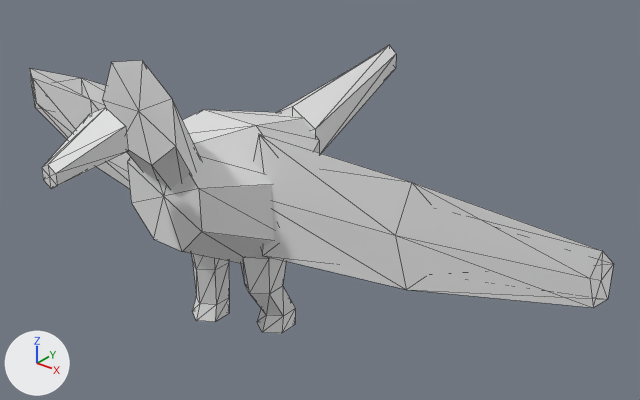
What one commit did to the OBJ model data/animals/canario/walk/4.obj.
The view is the same before and after, from a 50 mm lens placed at (0.647, -0.65, 0.607), pointed at (0.066, 0.076, 0.157). Every picture has the same lights, and +X, +Y and +Z are marked at lower left. The picture after the commit comes second. Mesh edges are drawn as thin lines. Where no turn or scale is listed for an object, it has been applied to the vertices.

Names of what the first picture shows: 'canario_walk_4'.
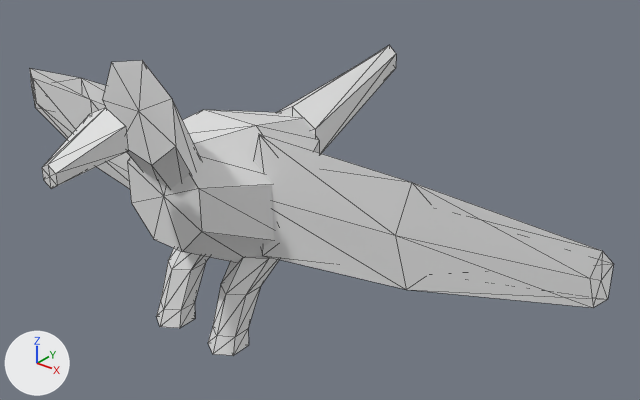
The newer file is also turned or shifted as a whole; pictures and numbers use the older file's frame.

Edits to the scene script, one JSON object a line:
```json
{"block": "me_canario_walk_4", "where": "# used by ob_canario_walk_4; location = (0.0, 0.0, 0.0)"}
{"op": "remove", "block": "me_canario_walk_4", "code": "me_canario_walk_4.from_pydata(...)  # 156 vertices, 280 faces; spans x -0.428..0.426, y -0.232..0.306, z 0.0..0.362"}
{"op": "add", "block": "me_canario_walk_4", "code": "me_canario_walk_4.from_pydata(...)  # 156 vertices, 280 faces; spans x -0.428..0.426, y -0.232..0.306, z 0.021..0.362"}
{"block": "me_canario_walk_4", "change": "me_canario_walk_4 part 1: all 13 vertices in x 0.023..0.063, y -0.005..0.047, z 0.007..0.027 are moved by (0.0, -0.082, 0.014)"}
{"block": "me_canario_walk_4", "change": "me_canario_walk_4 part 2: all 13 vertices in x -0.063..-0.023, y -0.03..0.022, z 0.0..0.02 are moved by (0.0, -0.057, 0.021)"}
{"block": "me_canario_walk_4", "change": "me_canario_walk_4 part 3: all 12 vertices in x -0.062..0.062, y -0.024..0.024, z 0.07 are moved by (0.0, -0.038, 0.017)"}
```

Where the change shows, as pixel boxes (x1, y1, x2, y2) in the pictures (640 x 400 px; the box of a moved part takes in the faces that stretch with it):
```json
{"object": "canario_walk_4", "change": "reshaped", "before": [30, 45, 614, 333], "after": [30, 45, 614, 356], "on screen": "8% taller"}
{"part": 1, "of": "me_canario_walk_4", "change": "moved or reshaped", "before": [257, 309, 295, 333], "after": [208, 327, 249, 356]}
{"part": 2, "of": "me_canario_walk_4", "change": "moved or reshaped", "before": [192, 296, 229, 322], "after": [156, 301, 195, 328]}
{"part": 3, "of": "me_canario_walk_4", "change": "moved or reshaped", "before": [191, 254, 295, 316], "after": [161, 248, 279, 337]}
```
